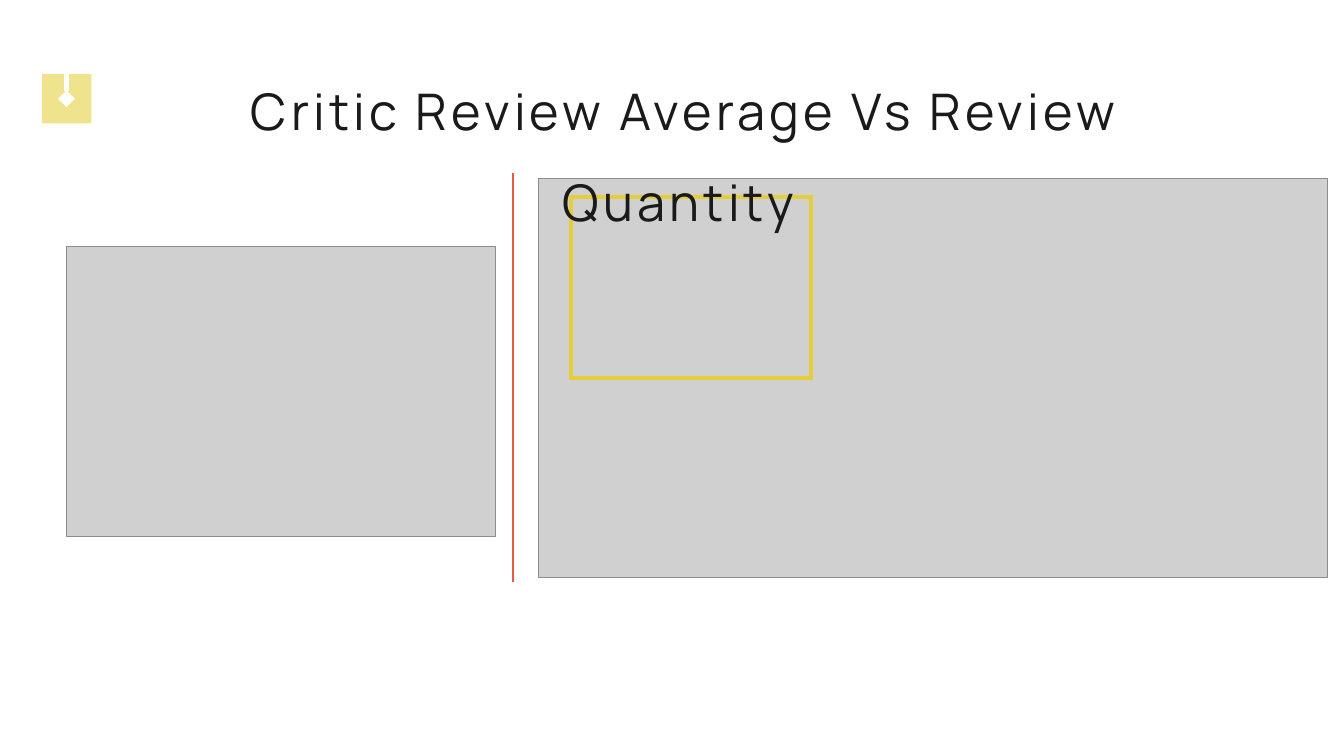
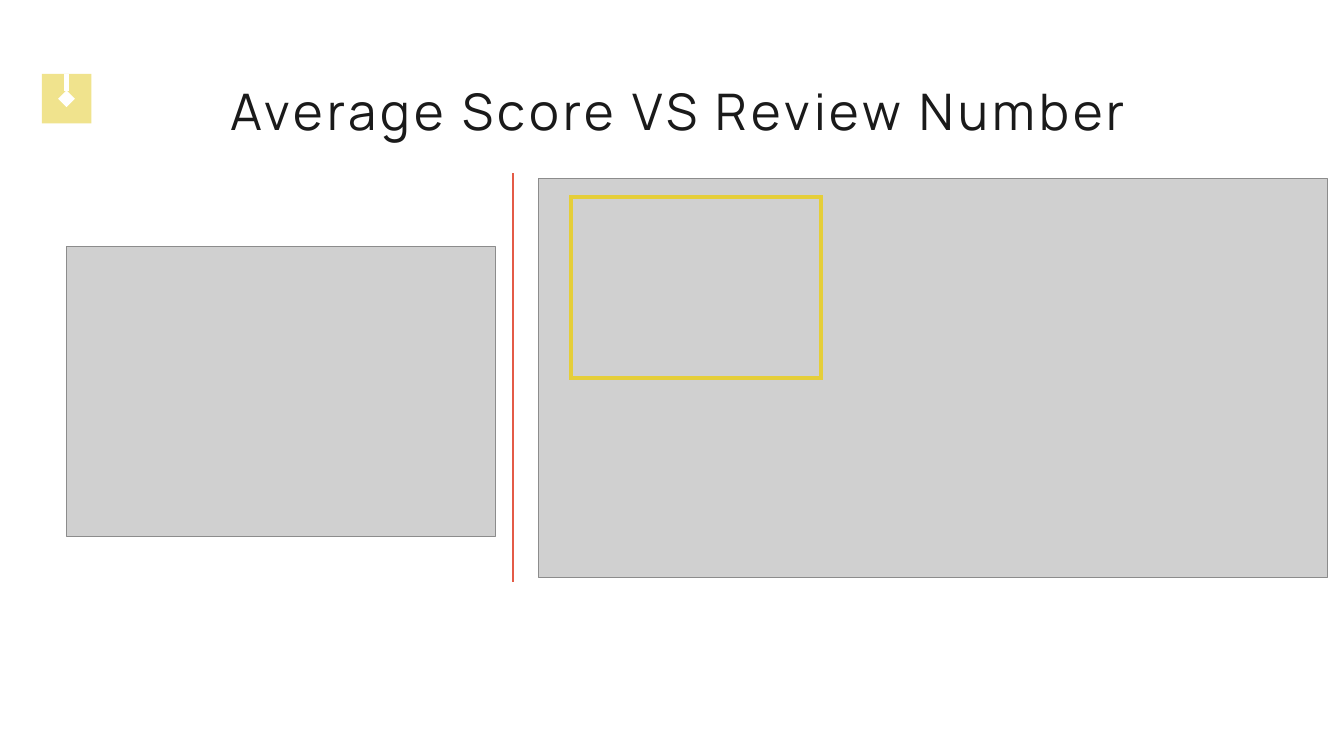
Before and after one commit to miazhx/metacritic, a slide deck: slide 13 of Presentation - Mia.pptx (slide 10 before the commit). Drawn at 1344x756 pixels with LibreOffice and Linux fonts; fonts in the diff are those of the drawing; grey boxes stand for pictures. Boxes give left, top, right and bottom in pixels: in the first picture for what was removed or moved away, otherwise in the second. Text is boxed around its words. In the diff, an @@ line names an element or a change of style, - is before the commit and + after.

```diff
--- a/Presentation - Mia.pptx
+++ b/Presentation - Mia.pptx
@@ text at (231, 93, 1125, 143): text changed @@
-Critic Review Average Vs Review Quantity
+Average Score VS Review Number
@@ rectangle: place and size @@
-rectangle at (571, 197, 811, 378)
+rectangle at (571, 197, 821, 378)
```
Also in this commit, not shown: 7 other slides changed, 9 slides added, 4 slides removed, 8 other files.
